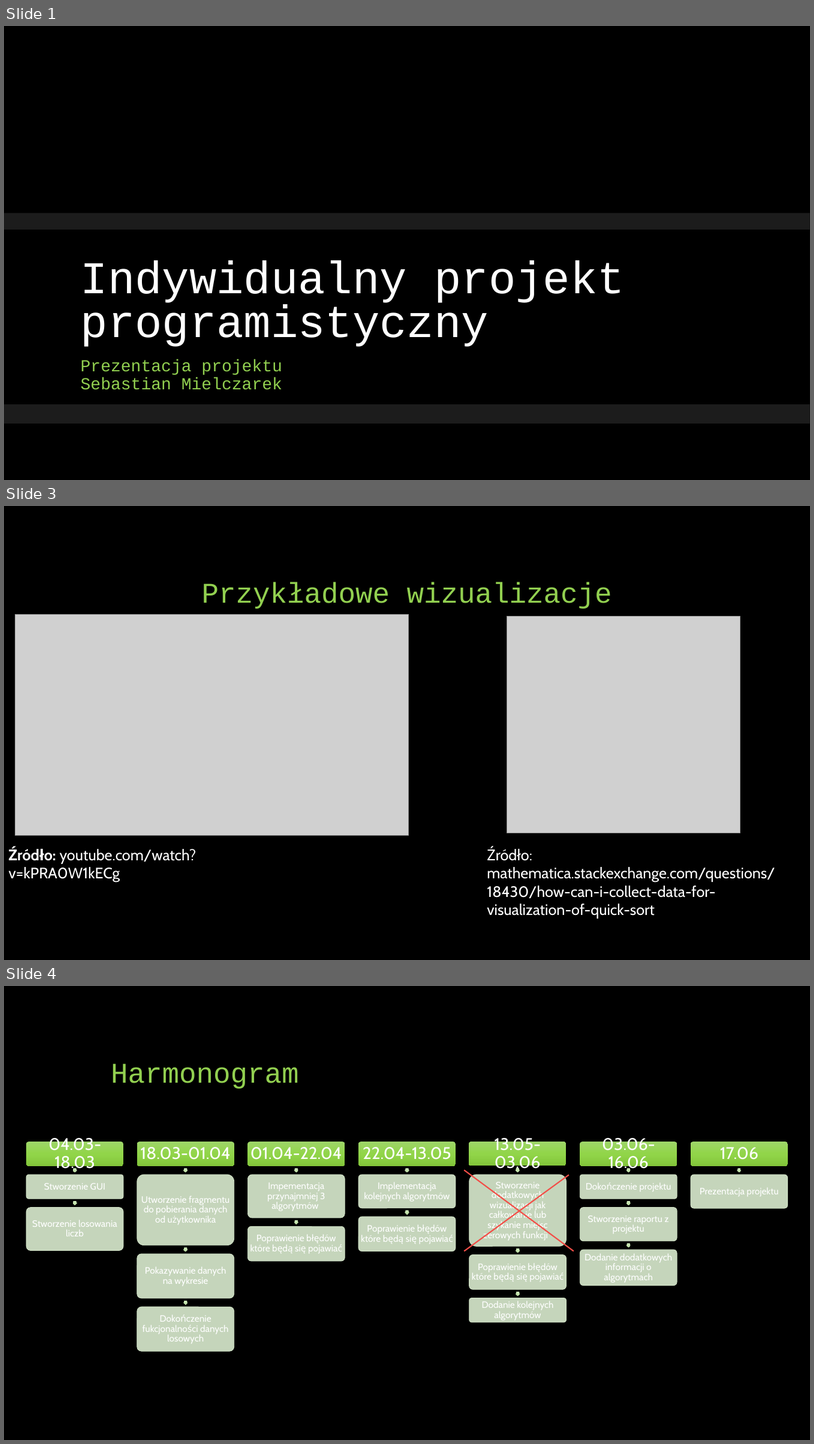
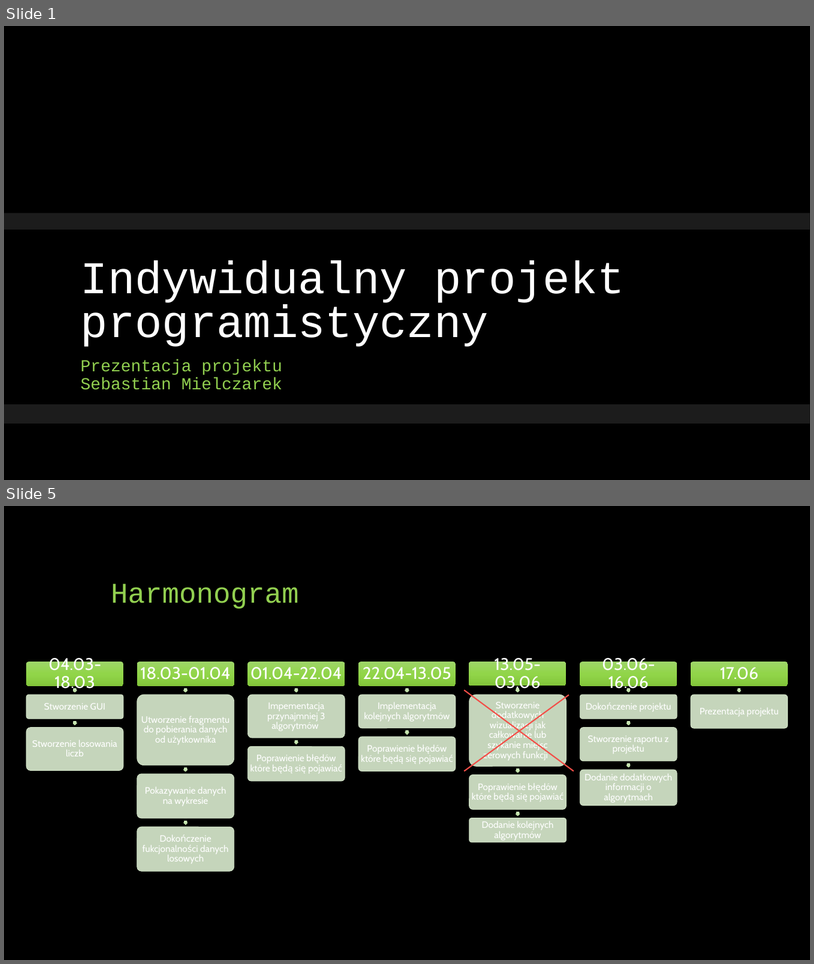
Before and after one commit to SebsatianM/IPP, a slide deck: Indywidualny projekt programistyczny Sebastian Mielczarek.pptx. Shown one above the other, each under a label of ours: slides 1, 3 and 4 before the commit, slides 1 and 5 after it; the slides between them are not shown. The pictures are 814x1444 and 814x964 pixels, drawn with LibreOffice and Linux fonts; fonts in the diff are those of the drawing; grey boxes stand for pictures; background and template pictures are left out. Boxes give left, top, right and bottom in pixels: in the first picture for what was removed or moved away, otherwise in the second. Text is boxed around its words. In the diff, an @@ line names an element or a change of style, - is before the commit and + after.

```diff
--- a/Indywidualny projekt programistyczny Sebastian Mielczarek.pptx
+++ b/Indywidualny projekt programistyczny Sebastian Mielczarek.pptx
@@ slide 3 removed at [4,506,810,960], background #000000 @@
@@ title removed at [202,582,612,609] @@
-Przykładowe wizualizacje
@@ picture removed at [15,614,410,835] @@
@@ picture removed at [507,616,741,832] @@
@@ text removed at [9,849,197,882] @@
-Źródło: youtube.com/watch?v=kPRA0W1kECg
@@ text removed at [487,867,775,918] @@
-Źródło: mathematica.stackexchange.com/questions/18430/how-can-i-collect-data-for-visualization-of-quick-sort
@@ what was slide 4 is now slide 5 @@
```
Also in this commit, not shown: 1 slide changed, 1 slide added, 1 other slide removed, 2 other files.
